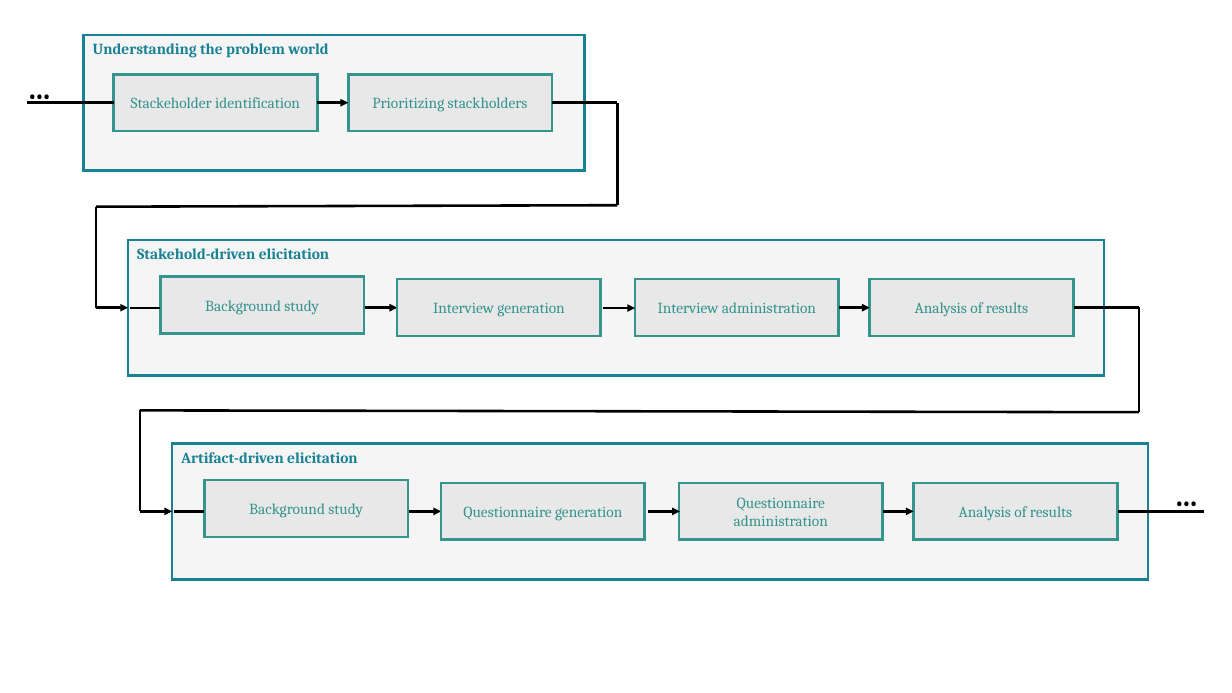
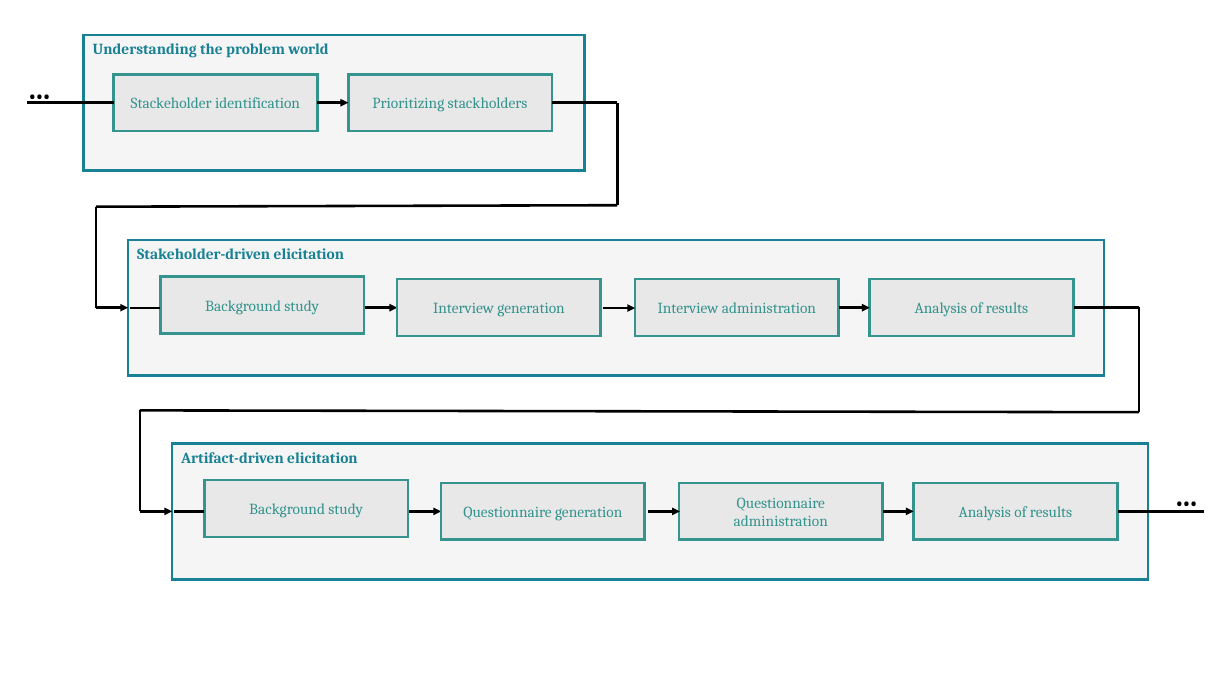
Before and after one commit to tetosever/Pladat_elicitation, a slide deck: slide 1 of workflow.pptx. Drawn at 1232x693 pixels with LibreOffice and Linux fonts; fonts in the diff are those of the drawing. Boxes give left, top, right and bottom in pixels: in the first picture for what was removed or moved away, otherwise in the second. Text is boxed around its words. In the diff, an @@ line names an element or a change of style, - is before the commit and + after.

Commit message:
Update workflow

```diff
--- a/workflow.pptx
+++ b/workflow.pptx
@@ text in rectangle at (x1=137, y1=248, x2=345, y2=259): text changed @@
-Stakehold-driven elicitation
+Stakeholder-driven elicitation
```
